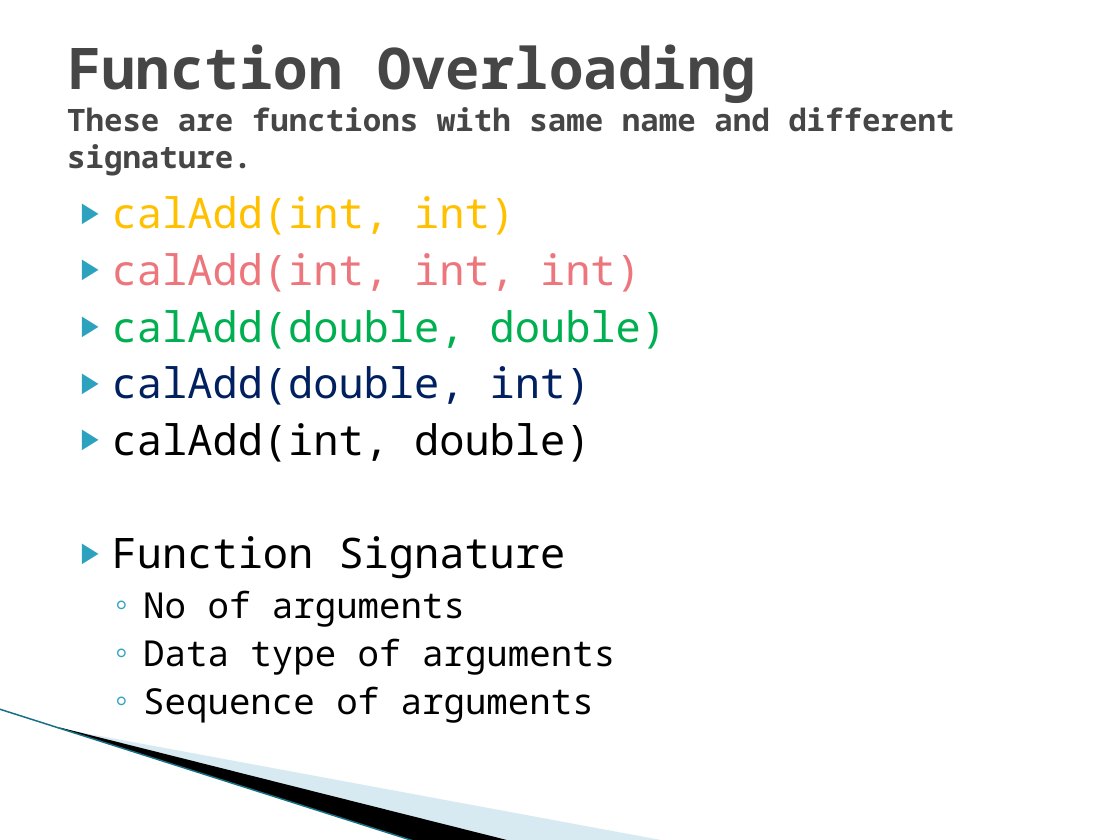
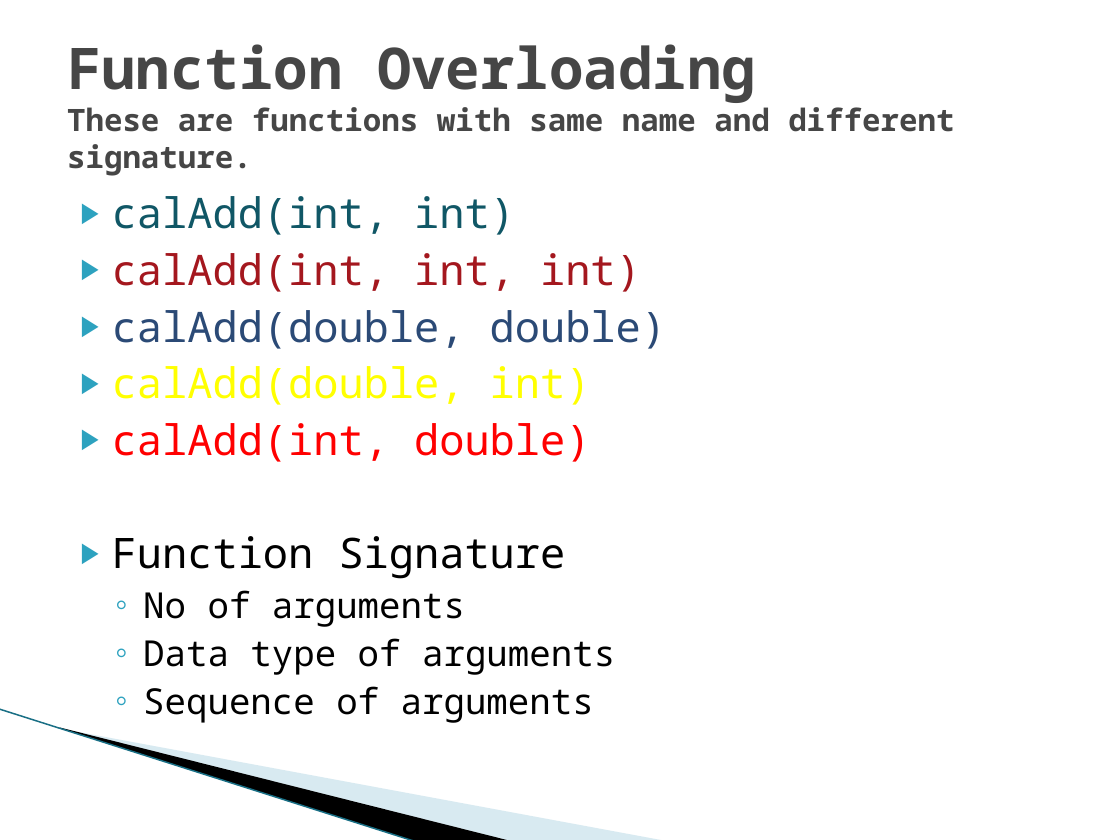
Before and after one commit to ankushvankore/SA2403014, a slide deck: slide 27 of Session_2_Java Basics.pptx. Drawn at 1120x840 pixels with LibreOffice and Linux fonts; fonts in the diff are those of the drawing; background and template pictures are left out. Boxes give left, top, right and bottom in pixels: in the first picture for what was removed or moved away, otherwise in the second. Text is boxed around its words. In the diff, an @@ line names an element or a change of style, - is before the commit and + after.

```diff
--- a/Session_2_Java Basics.pptx
+++ b/Session_2_Java Basics.pptx
@@ text at bbox=[112, 196, 666, 462]: text colour #FFC000 to #105766 in "calAdd(int, int)"; text colour #EC767C to #A3171E in "calAdd(int, int, int)"; text colour #00B050 to #2B4A76 in "calAdd(double, double)"; text colour #002060 to #FFFF00 in "calAdd(double, int)"; text colour #000000 to #FF0000 in "calAdd(int, double)" @@
```
Also in this commit, not shown: 2 other slides changed, 21 other files.
